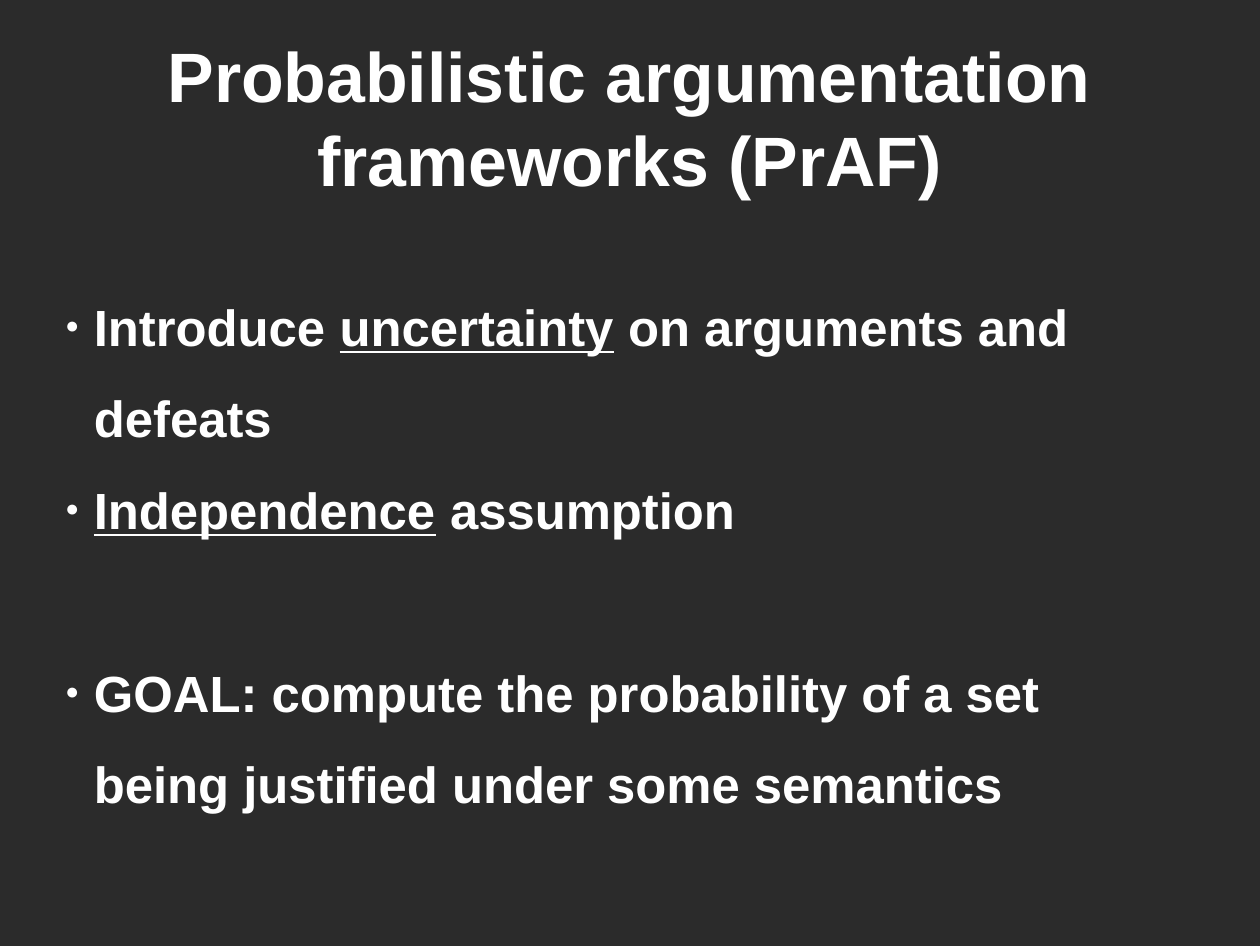
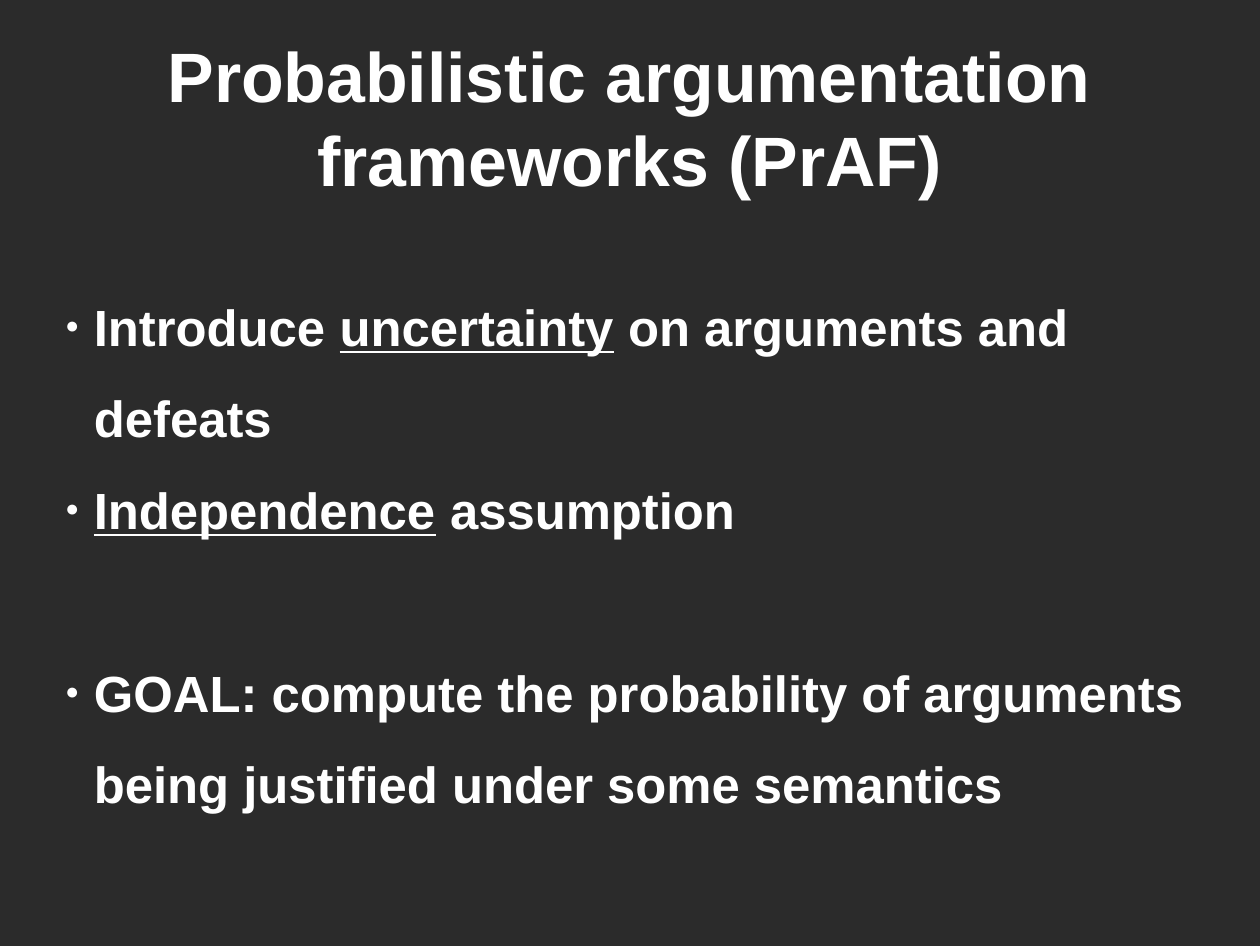
Before and after one commit to lethalman/thesis, a slide deck: slide 10 of doc/summary.odp. Drawn at 1260x946 pixels with LibreOffice and Linux fonts; fonts in the diff are those of the drawing; background and template pictures are left out; a plain dark background stands for a picture behind light text. Boxes give left, top, right and bottom in pixels: in the first picture for what was removed or moved away, otherwise in the second. Text is boxed around its words. In the diff, an @@ line names an element or a change of style, - is before the commit and + after.

```diff
--- a/doc/summary.odp
+++ b/doc/summary.odp
@@ subtitle at [94, 675, 1183, 814]: text changed @@
-● GOAL: compute the probability of a set
-being justified under some semantics
+● GOAL: compute the probability of arguments being justified under some semantics
```
Also in this commit, not shown: 7 other slides changed, 5 slides added, 7 slides removed, 1 other file.
